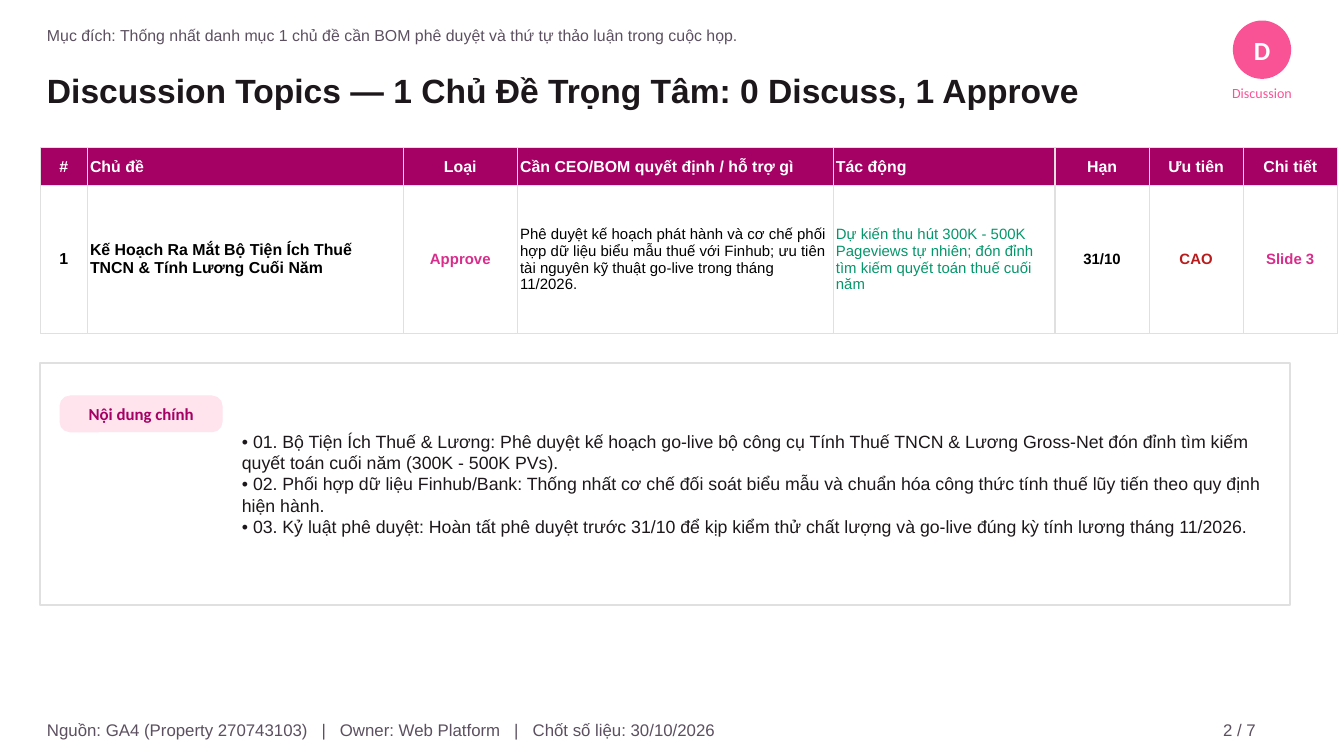
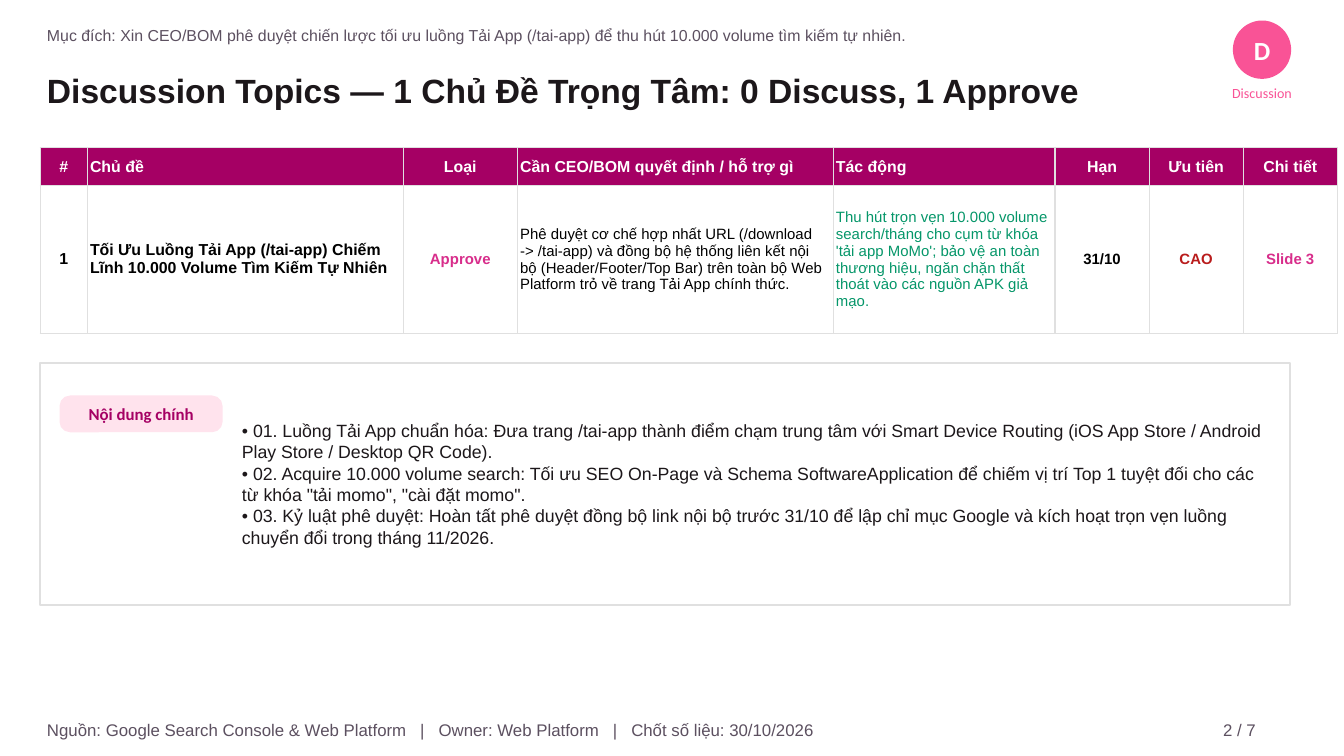
Before and after one commit to stormhoang/hienho-knowledgebase, a slide deck: slide 2 of 07_REPORTS/docs/presentations/Web_Platform_Thang_10_2026_Monthly_Report.pptx. Drawn at 1344x756 pixels with LibreOffice and Linux fonts; fonts in the diff are those of the drawing. Boxes give left, top, right and bottom in pixels: in the first picture for what was removed or moved away, otherwise in the second. Text is boxed around its words. In the diff, an @@ line names an element or a change of style, - is before the commit and + after.

```diff
--- a/07_REPORTS/docs/presentations/Web_Platform_Thang_10_2026_Monthly_Report.pptx
+++ b/07_REPORTS/docs/presentations/Web_Platform_Thang_10_2026_Monthly_Report.pptx
@@ text at (x1=47, y1=28, x2=905, y2=45): text changed @@
-Mục đích: Thống nhất danh mục 1 chủ đề cần BOM phê duyệt và thứ tự thảo luận trong cuộc họp.
+Mục đích: Xin CEO/BOM phê duyệt chiến lược tối ưu luồng Tải App (/tai-app) để thu hút 10.000 volume tìm kiếm tự nhiên.
@@ table at (x1=40, y1=148, x2=1337, y2=333) @@
-row 2: 1 | Kế Hoạch Ra Mắt Bộ Tiện Ích Thuế TNCN & Tính Lương Cuối Năm | Approve | Phê duyệt kế hoạch phát hành và cơ chế phối hợp dữ liệu biểu mẫu thuế với Finhub; ưu tiên tài nguyên kỹ thuật go-live trong tháng 11/2026. | Dự kiến thu hút 300K - 500K Pageviews tự nhiên; đón đỉnh tìm kiếm quyết toán thuế cuối năm | 31/10 | CAO | Slide 3
+row 2: 1 | Tối Ưu Luồng Tải App (/tai-app) Chiếm Lĩnh 10.000 Volume Tìm Kiếm Tự Nhiên | Approve | Phê duyệt cơ chế hợp nhất URL (/download -> /tai-app) và đồng bộ hệ thống liên kết nội bộ (Header/Footer/Top Bar) trên toàn bộ Web Platform trỏ về trang Tải App chính thức. | Thu hút trọn vẹn 10.000 volume search/tháng cho cụm từ khóa 'tải app MoMo'; bảo vệ an toàn thương hiệu, ngăn chặn thất thoát vào các nguồn APK giả mạo. | 31/10 | CAO | Slide 3
@@ text at (x1=242, y1=424, x2=1261, y2=548): text changed @@
-• 01. Bộ Tiện Ích Thuế & Lương: Phê duyệt kế hoạch go-live bộ công cụ Tính Thuế TNCN & Lương Gross-Net đón đỉnh tìm kiếm quyết toán cuối năm (300K - 500K PVs).
-• 02. Phối hợp dữ liệu Finhub/Bank: Thống nhất cơ chế đối soát biểu mẫu và chuẩn hóa công thức tính thuế lũy tiến theo quy định hiện hành.
-• 03. Kỷ luật phê duyệt: Hoàn tất phê duyệt trước 31/10 để kịp kiểm thử chất lượng và go-live đúng kỳ tính lương tháng 11/2026.
+• 01. Luồng Tải App chuẩn hóa: Đưa trang /tai-app thành điểm chạm trung tâm với Smart Device Routing (iOS App Store / Android Play Store / Desktop QR Code).
+• 02. Acquire 10.000 volume search: Tối ưu SEO On-Page và Schema SoftwareApplication để chiếm vị trí Top 1 tuyệt đối cho các từ khóa "tải momo", "cài đặt momo".
+• 03. Kỷ luật phê duyệt: Hoàn tất phê duyệt đồng bộ link nội bộ trước 31/10 để lập chỉ mục Google và kích hoạt trọn vẹn luồng chuyển đổi trong tháng 11/2026.
@@ text at (x1=47, y1=723, x2=813, y2=740): text changed @@
-Nguồn: GA4 (Property 270743103) | Owner: Web Platform | Chốt số liệu: 30/10/2026
+Nguồn: Google Search Console & Web Platform | Owner: Web Platform | Chốt số liệu: 30/10/2026
```
Also in this commit, not shown: 1 other slide changed, 1 other file.
